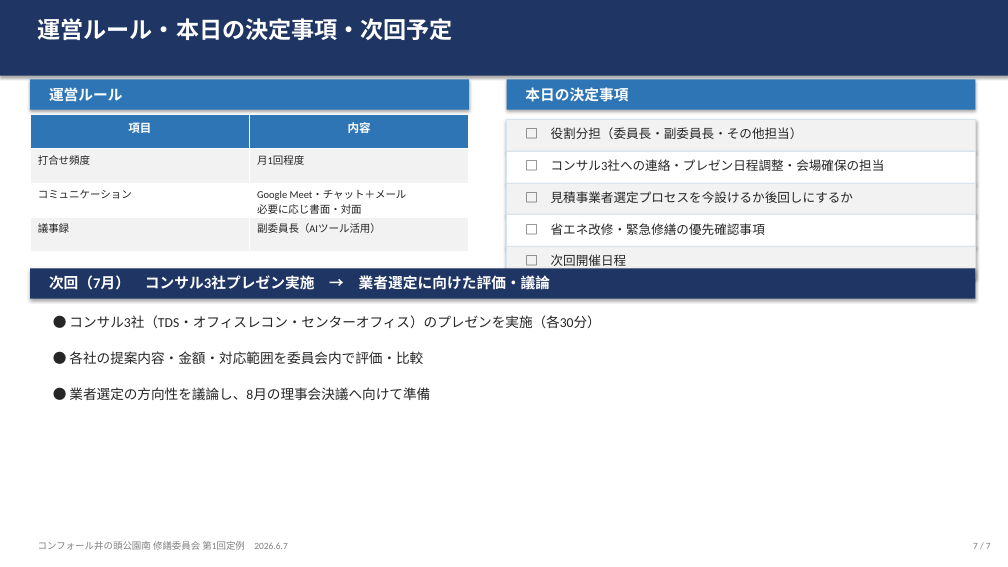
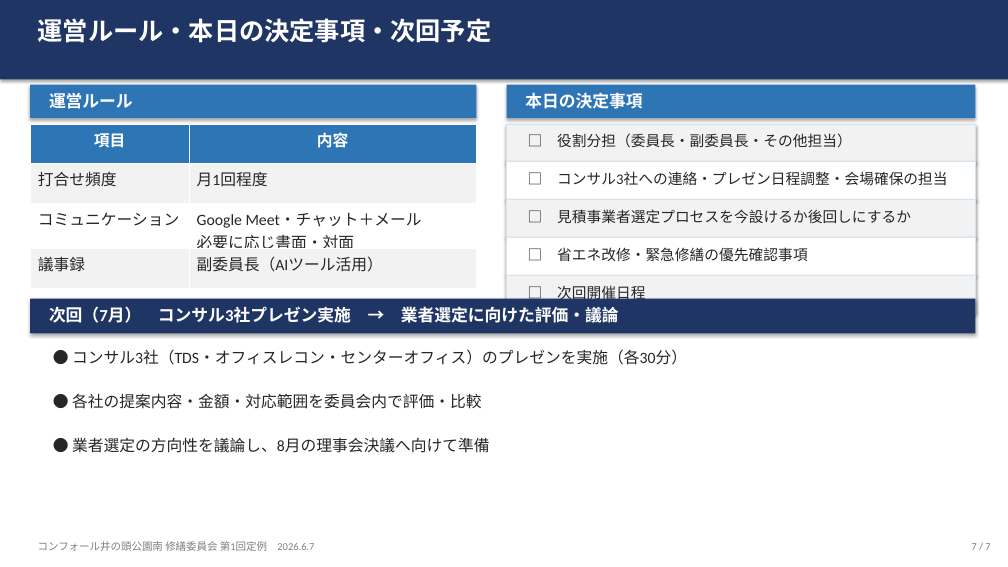
Before and after one commit to isikawa1430-hub/Ryuichi_Ishikawa_Private, a slide deck: slide 7 of notes/mansion/修繕委員会_第1回定例_キックオフ.pptx. Drawn at 1008x567 pixels with LibreOffice and Linux fonts; fonts in the diff are those of the drawing. Boxes give left, top, right and bottom in pixels: in the first picture for what was removed or moved away, otherwise in the second. Text is boxed around its words. In the diff, an @@ line names an element or a change of style, - is before the commit and + after.

```diff
--- a/notes/mansion/修繕委員会_第1回定例_キックオフ.pptx
+++ b/notes/mansion/修繕委員会_第1回定例_キックオフ.pptx
@@ text "運営ルール・本日の決定事項・次回予定" at (38, 18, 492, 43): size 22 to 24 pt @@
@@ rectangle: place and size @@
-rectangle at (30, 79, 469, 110)
+rectangle at (30, 85, 476, 118)
@@ rectangle: place and size @@
-rectangle at (507, 79, 975, 110)
+rectangle at (507, 85, 975, 118)
@@ table at (30, 124, 476, 283) @@
@@ size 11 to 15 pt in "項目", "内容" @@
@@ size 10 to 15 pt @@
@@ table: place and size @@
-table at (30, 115, 469, 251)
+table at (30, 124, 476, 283)
@@ rectangle: place and size @@
-rectangle at (507, 119, 975, 151)
+rectangle at (507, 124, 975, 162)
@@ rectangle: place and size @@
-rectangle at (507, 151, 975, 183)
+rectangle at (507, 162, 975, 200)
@@ text "□ コンサル3社への連絡・プレゼン日程調整・会場確保の担当": place and size @@
-text "□ コンサル3社への連絡・プレゼン日程調整・会場確保の担当" at (551, 159, 885, 171)
+text "□ コンサル3社への連絡・プレゼン日程調整・会場確保の担当" at (557, 171, 948, 185)
@@ rectangle: place and size @@
-rectangle at (507, 183, 975, 215)
+rectangle at (507, 200, 975, 237)
@@ text "□ 見積事業者選定プロセスを今設けるか後回しにするか": place and size @@
-text "□ 見積事業者選定プロセスを今設けるか後回しにするか" at (551, 191, 853, 203)
+text "□ 見積事業者選定プロセスを今設けるか後回しにするか" at (557, 209, 911, 223)
@@ rectangle: place and size @@
-rectangle at (507, 215, 975, 247)
+rectangle at (507, 237, 975, 275)
@@ text "□ 省エネ改修・緊急修繕の優先確認事項": place and size @@
-text "□ 省エネ改修・緊急修繕の優先確認事項" at (551, 223, 765, 235)
+text "□ 省エネ改修・緊急修繕の優先確認事項" at (557, 247, 808, 262)
@@ rectangle: place and size @@
-rectangle at (30, 268, 975, 299)
+rectangle at (30, 299, 975, 333)
@@ rectangle: place and size @@
-rectangle at (507, 247, 975, 278)
+rectangle at (507, 275, 975, 313)
@@ size 12 to 14 pt in 5 elements at (557, 133, 852, 148), (557, 171, 948, 185), (557, 209, 911, 223), (557, 247, 808, 262), (557, 283, 645, 302) @@
@@ text "□ 次回開催日程": place and size @@
-text "□ 次回開催日程" at (551, 254, 627, 269)
+text "□ 次回開催日程" at (557, 283, 645, 302)
@@ size 14 to 16 pt in 3 elements at (525, 92, 642, 109), (49, 93, 133, 109), (49, 306, 619, 323) @@
@@ text "次回（7月） コンサル3社プレゼン実施 → 業者選定に向けた評価・議論": place and size @@
-text "次回（7月） コンサル3社プレゼン実施 → 業者選定に向けた評価・議論" at (49, 275, 550, 290)
+text "次回（7月） コンサル3社プレゼン実施 → 業者選定に向けた評価・議論" at (49, 306, 619, 323)
@@ text "● コンサル3社（TDS・オフィスレコン・センターオフィス）のプレゼンを実施（各30分）": place and size @@
-text "● コンサル3社（TDS・オフィスレコン・センターオフィス）のプレゼンを実施（各30分）" at (69, 315, 600, 328)
+text "● コンサル3社（TDS・オフィスレコン・センターオフィス）のプレゼンを実施（各30分）" at (72, 349, 687, 365)
@@ text "● 各社の提案内容・金額・対応範囲を委員会内で評価・比較": place and size @@
-text "● 各社の提案内容・金額・対応範囲を委員会内で評価・比較" at (69, 351, 423, 364)
+text "● 各社の提案内容・金額・対応範囲を委員会内で評価・比較" at (72, 393, 482, 409)
@@ size 13 to 15 pt in 3 elements at (72, 349, 687, 365), (72, 393, 482, 409), (72, 437, 490, 453) @@
@@ text "● 業者選定の方向性を議論し、8月の理事会決議へ向けて準備": place and size @@
-text "● 業者選定の方向性を議論し、8月の理事会決議へ向けて準備" at (69, 387, 430, 400)
+text "● 業者選定の方向性を議論し、8月の理事会決議へ向けて準備" at (72, 437, 490, 453)
@@ text "コンフォール井の頭公園南 修繕委員会 第1回定例 2026.6.7" at (38, 541, 314, 551): size 9 to 10 pt @@
@@ text "7 / 7" at (971, 543, 990, 550): size 9 to 10 pt @@
```
Also in this commit, not shown: 6 other slides changed, 1 other file.
